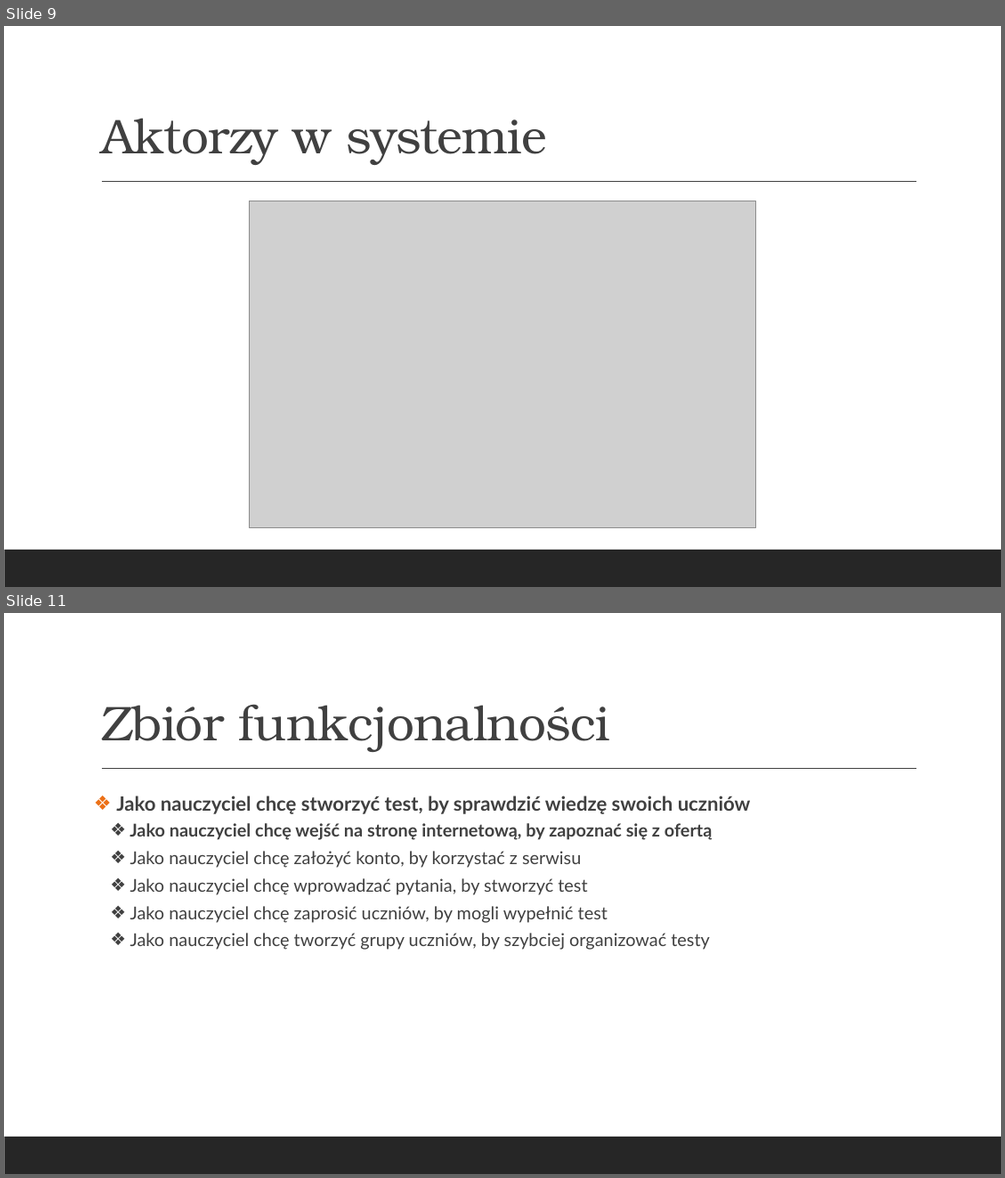
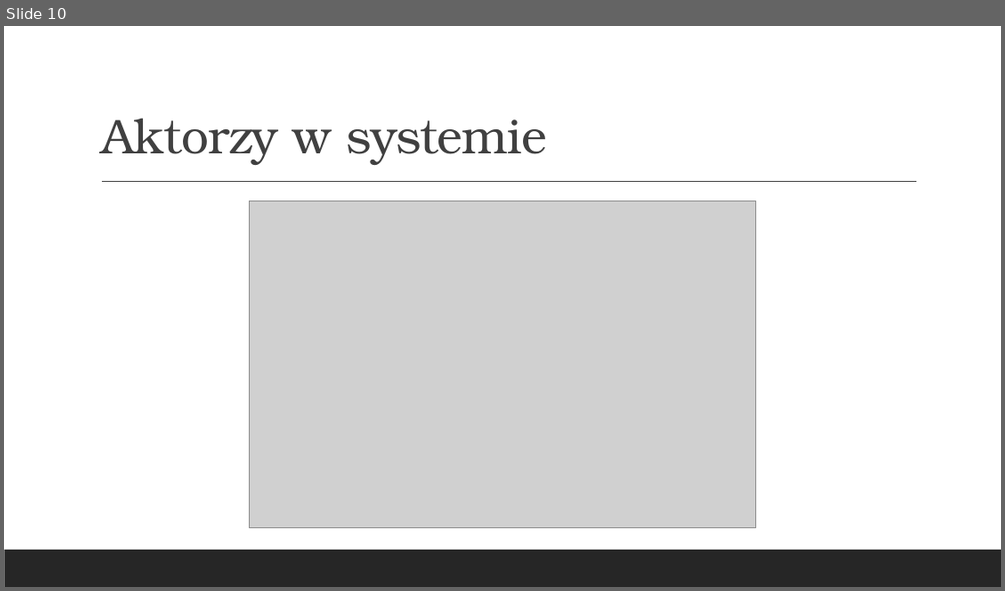
Before and after one commit to hubert-kniola/CodeRevv, a slide deck: pz/1/Z1P1.pptx. Shown one above the other, each under a label of ours: slides 9 and 11 before the commit, slide 10 after it; the slides between them are not shown. The pictures are 1005x1178 and 1005x591 pixels, drawn with LibreOffice and Linux fonts; fonts in the diff are those of the drawing; grey boxes stand for pictures. Boxes give left, top, right and bottom in pixels: in the first picture for what was removed or moved away, otherwise in the second. Text is boxed around its words. In the diff, an @@ line names an element or a change of style, - is before the commit and + after.

```diff
--- a/pz/1/Z1P1.pptx
+++ b/pz/1/Z1P1.pptx
@@ slide 11 removed at (4,613,1001,1174), background #FFFFFF; not listed: 2 template elements that a slide beside it also shows @@
@@ title removed at (101,704,610,752) @@
-Zbiór funkcjonalności
@@ text removed at (116,795,751,949) @@
-❖ Jako nauczyciel chcę stworzyć test, by sprawdzić wiedzę swoich uczniów
-  ❖ Jako nauczyciel chcę wejść na stronę internetową, by zapoznać się z ofertą
-  ❖ Jako nauczyciel chcę założyć konto, by korzystać z serwisu
-  ❖ Jako nauczyciel chcę wprowadzać pytania, by stworzyć test
-  ❖ Jako nauczyciel chcę zaprosić uczniów, by mogli wypełnić test
-  ❖ Jako nauczyciel chcę tworzyć grupy uczniów, by szybciej organizować testy
@@ what was slide 9 is now slide 10 @@
```
Also in this commit, not shown: 5 slides changed, 4 slides added, 3 other slides removed.
